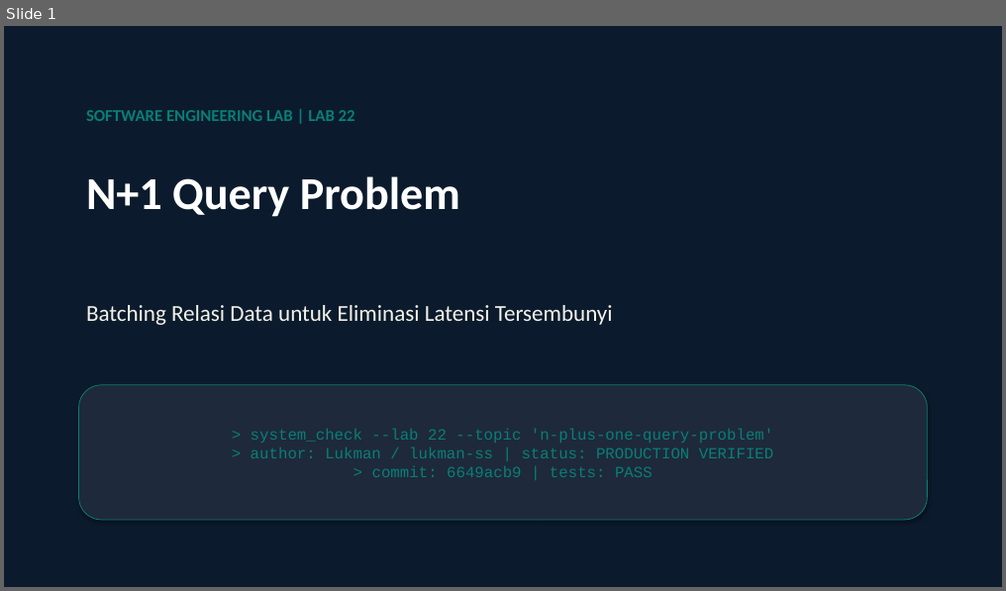
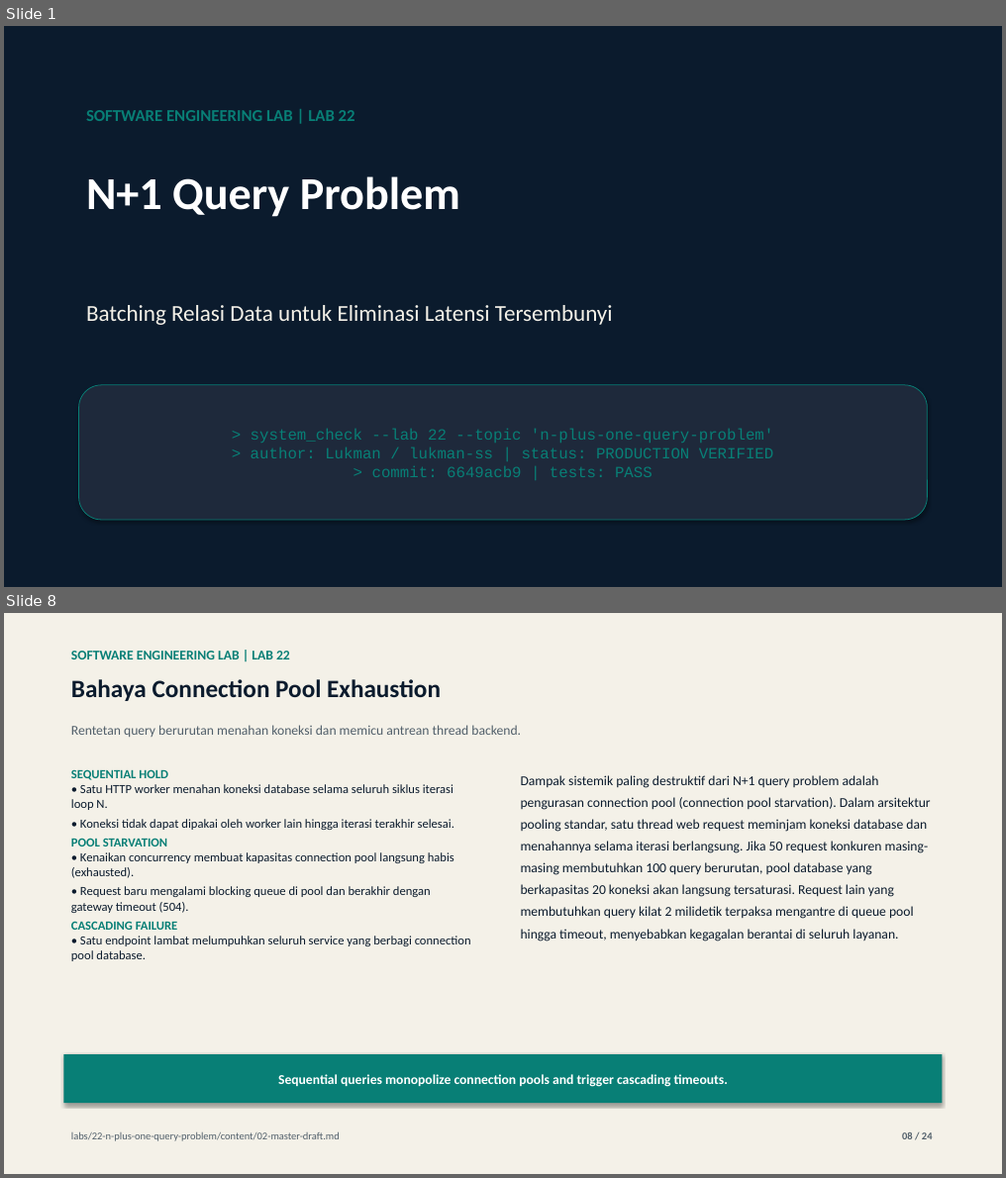
Before and after one commit to lukman-ss/software-engineering-lab, a slide deck: labs/22-n-plus-one-query-problem/result/linkedin/lab-22-n-plus-one-query-problem-carousel.pptx. Shown one above the other, each under a label of ours: slide 1 before the commit, slides 1 and 8 after it; the slides between them are not shown. The pictures are 1006x591 and 1006x1178 pixels, drawn with LibreOffice and Linux fonts; fonts in the diff are those of the drawing. Boxes give left, top, right and bottom in pixels: in the first picture for what was removed or moved away, otherwise in the second. Text is boxed around its words. In the diff, an @@ line names an element or a change of style, - is before the commit and + after.

```diff
--- a/labs/22-n-plus-one-query-problem/result/linkedin/lab-22-n-plus-one-query-problem-carousel.pptx
+++ b/labs/22-n-plus-one-query-problem/result/linkedin/lab-22-n-plus-one-query-problem-carousel.pptx
@@ slide 8 added at <box>4,613,1002,1174</box>, background #FFFFFF @@
@@ rectangle added at <box>4,613,1002,1174</box>, fill #F4F1E8 @@
@@ text added at <box>71,651,290,660</box>, 13 pt, text #087F76, bold @@
+SOFTWARE ENGINEERING LAB | LAB 22
@@ text added at <box>71,679,441,701</box>, 24 pt, text #0B1B2D, bold @@
+Bahaya Connection Pool Exhaustion
@@ text added at <box>71,725,521,737</box>, 13 pt, text #52606B @@
+Rentetan query berurutan menahan koneksi dan memicu antrean thread backend.
@@ text added at <box>71,769,471,961</box>, 12 pt, text #0B1B2D @@
+SEQUENTIAL HOLD
+• Satu HTTP worker menahan koneksi database selama seluruh siklus iterasi loop N.
+• Koneksi tidak dapat dipakai oleh worker lain hingga iterasi terakhir selesai.
+POOL STARVATION
+• Kenaikan concurrency membuat kapasitas connection pool langsung habis (exhausted).
+• Request baru mengalami blocking queue di pool dan berakhir dengan gateway timeout (504).
+CASCADING FAILURE
+• Satu endpoint lambat melumpuhkan seluruh service yang berbagi connection pool database.
@@ text added at <box>521,775,929,942</box>, 13 pt, text #0B1B2D @@
+Dampak sistemik paling destruktif dari N+1 query problem adalah pengurasan connection pool (connection pool starvation). Dalam arsitektur pooling standar, satu thread web request meminjam koneksi database dan menahannya selama iterasi berlangsung. Jika 50 request konkuren masing-masing membutuhkan 100 query berurutan, pool database yang berkapasitas 20 koneksi akan langsung tersaturasi. Request lain yang membutuhkan query kilat 2 milidetik terpaksa mengantre di queue pool hingga timeout, menyebabkan kegagalan berantai di seluruh layanan.
@@ rectangle added at <box>63,1055,943,1103</box>, fill #087F76, 13 pt, text #FFFFFF, bold @@
+Sequential queries monopolize connection pools and trigger cascading timeouts.
@@ text added at <box>71,1132,340,1142</box>, 10 pt, text #52606B @@
+labs/22-n-plus-one-query-problem/content/02-master-draft.md
@@ text added at <box>902,1133,933,1140</box>, 10 pt, text #52606B, bold @@
+08 / 24
```
Also in this commit, not shown: 22 other slides added, 23 slides removed, 9 other files.
